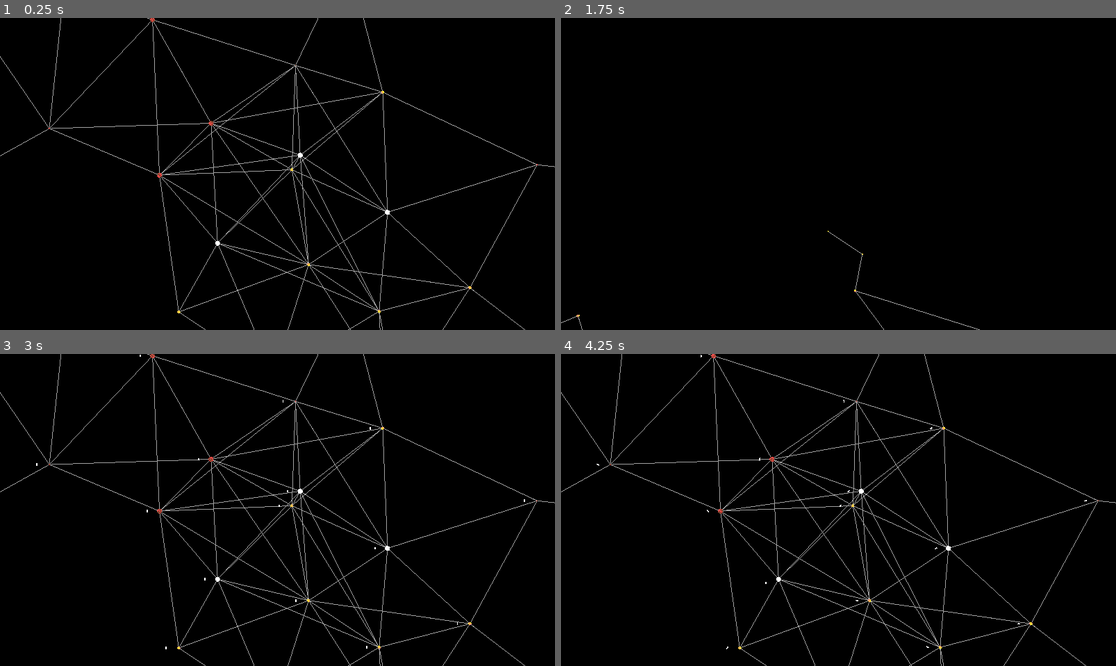
Above: before the commit, frames 1-4 (two rows, left to right).
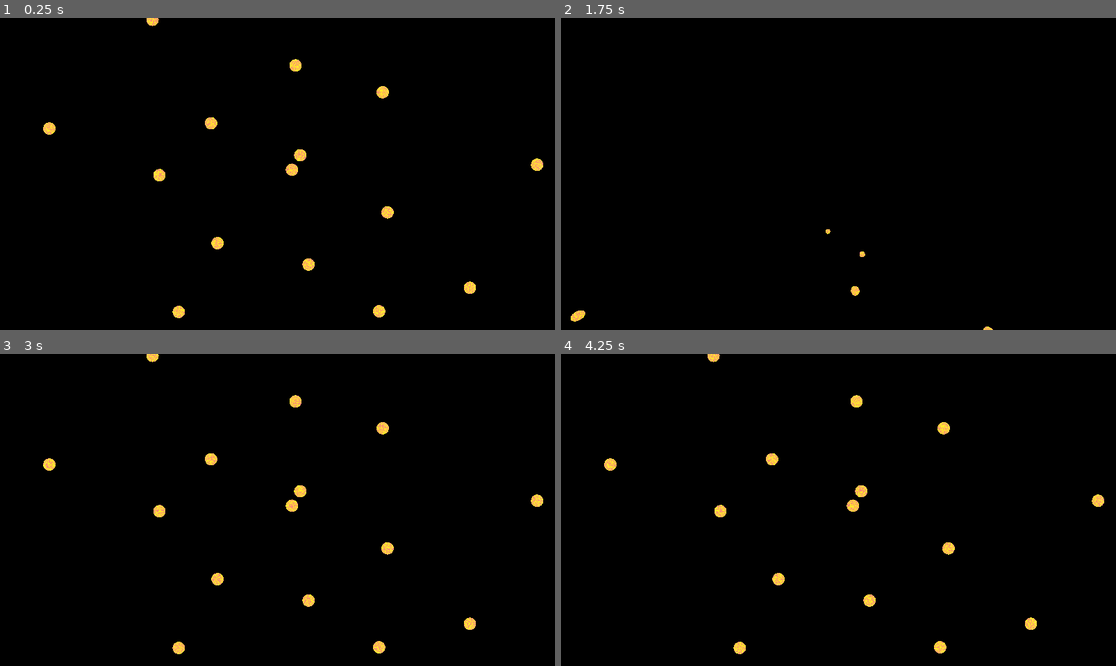
Above: after the commit, the same moments.

Repository: NoahMSchool/SpaceStrategyGame
Game: Godot game, scene res://Galaxy/galaxy.tscn
Same seed, same stepped clock (60 frames per second), same inputs: the game is played once before the commit and once after it.
Inputs (mouse positions are in pixels of both pictures, inside the frame that each line leads up to):
- Up to frame 1 (0.25 s): no input
- Up to frame 2 (1.75 s): move the mouse to (960, 158) at 0.52 s; tap M (m) at 0.6 s; tap R (r) at 0.8, 1.35 s; move the mouse to (727, 189) at 1.27 s; tap S (s) at 1.55 s
- Up to frame 3 (3 s): tap Enter at 2 s; move the mouse to (333, 441) at 2.02 s; tap S (s) at 2.1 s; tap X (x) at 2.3, 2.85 s; move the mouse to (249, 572) at 2.77 s
- Up to frame 4 (4.25 s): tap Z (z) at 3.05, 3.6 s; move the mouse to (1005, 556) at 3.52 s; tap M (m) at 3.8 s

The runs differ from the first frame. In frame 1, 3.2% of the frame differs, in the area x 0-100%, y 0-100%; in frame 2, 0.2%; in frame 3, 3.2%; in frame 4, 3.2%.
Error before the commit: Invalid call. Nonexistent function 'is_mine' in base 'Area3D (SolarSystem)'. (res://Resources/ship_resource.gd:19)
Error after the commit: Parse Error: Identifier "system_action_region_radius" not declared in the current scope. (res://SolarSystem/solar_system.gd:212)

Commit message:
made resources ejected from single point

Diff:
--- a/Resources/ship_resource.gd
+++ b/Resources/ship_resource.gd
@@ -16,7 +16,7 @@
 
 func _process(delta: float) -> void:
 	if destination and in_transmission:
-		if destination.is_mine():
+#		if destination.is_mine():
 			global_position = global_position.move_toward(destination.global_position, delta)
 			if global_position == destination.global_position:
 				destination.receive_resource(self)
--- a/SolarSystem/solar_system.gd
+++ b/SolarSystem/solar_system.gd
@@ -207,6 +207,11 @@
 		var global_pos = res.global_position
 		$ShipResourceContainer.remove_child(res)
 		galaxy.add_free_resource(res, global_pos)
+
+		var ejection_direction = (next_destination.global_position-self.global_position).normalized()
+		var ejection_point = global_position+ejection_direction*system_action_region_radius
+		res.global_position = ejection_point
+
 	else:
 		res.final_destination = self
 		receive_resource(res)
@@ -215,13 +220,14 @@
 #func decide_resource_next_step(res):
 
 func receive_resource(res):
-	if self != res.final_destination:
-		eject_resource(res)
-	else:
-		galaxy.detach_free_resource(res)
-		res.queue_free()
-		generate_resource()
-	# $ShipResourceContainer.add_child(res)
+	if self == res.destination:
+		if self != res.final_destination:
+			eject_resource(res)
+		else:
+			galaxy.detach_free_resource(res)
+			res.queue_free()
+			generate_resource()
+		# $ShipResourceContainer.add_child(res)
 	# res.destination = null
 	#if self == res.destination:
 	# res.end_transmission()
